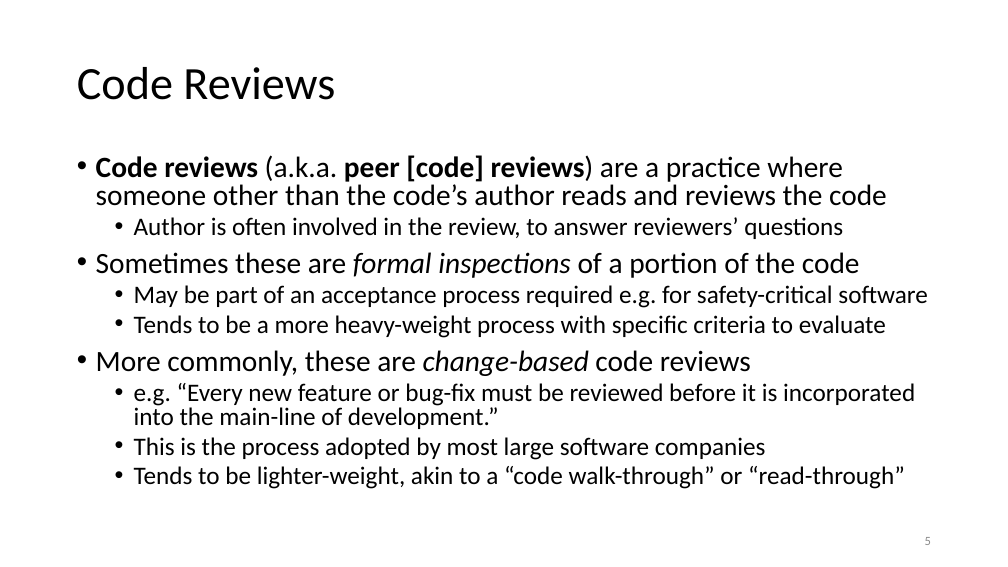
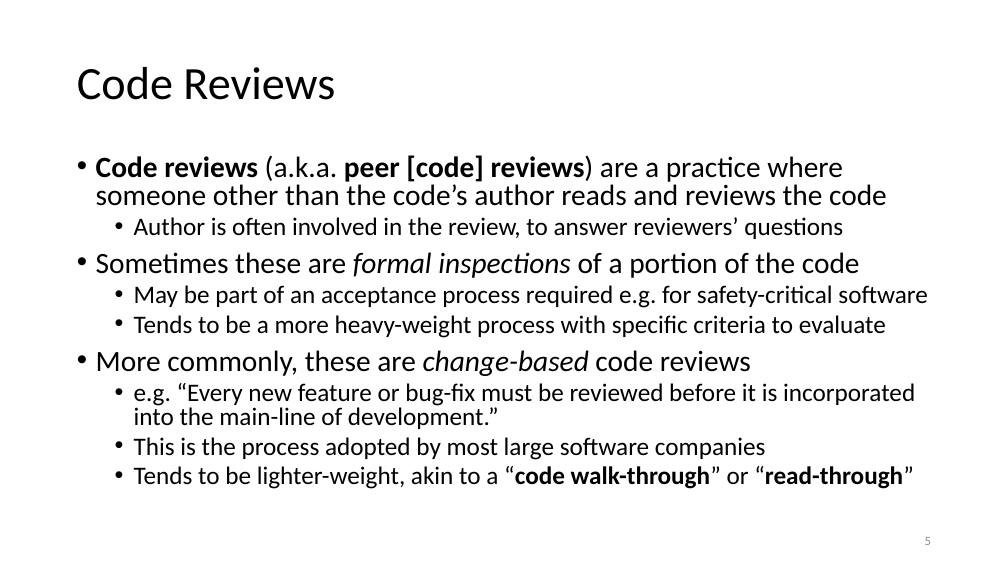
Before and after one commit to birajnp/Code-Review, a slide deck: slide 5 of presentations/CollaborativeConstruction.pptx. Drawn at 1008x567 pixels with LibreOffice and Linux fonts; fonts in the diff are those of the drawing. Boxes give left, top, right and bottom in pixels: in the first picture for what was removed or moved away, otherwise in the second. Text is boxed around its words. In the diff, an @@ line names an element or a change of style, - is before the commit and + after.

```diff
--- a/presentations/CollaborativeConstruction.pptx
+++ b/presentations/CollaborativeConstruction.pptx
@@ text at (134, 466, 914, 489): bold on in "“code walk-through” “read-through”" @@
```
Also in this commit, not shown: 8 other slides changed, 4 slides added, 1 slide removed.
